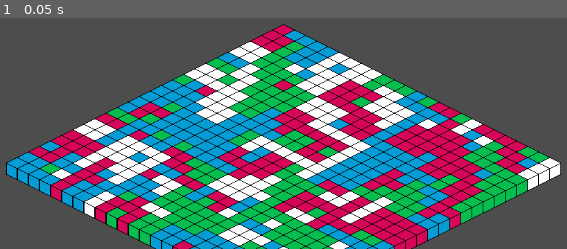
Above: before the commit, frame 1.
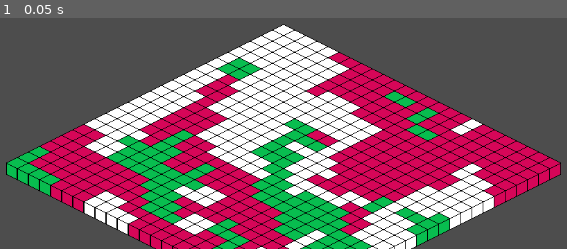
Above: after the commit, the same moment.

Repository: jdmagic/powergame
Game: Godot game, scene res://main.tscn
The game is run twice, just before and just after one commit, with the same random seed, the same clock (stepped at 60 frames per second) and the same inputs. The project has no main scene, so this scene is started directly.
Inputs:
- Up to frame 1 (0.05 s): no input

The runs differ from the first frame. In frame 1, 42% of the frame differs, in the area x 1-99%, y 3-100%.

Commit message:
added smoothing pass, and improved readability

Diff:
--- a/tile_map.gd
+++ b/tile_map.gd
@@ -9,28 +9,50 @@
 
 # Called when the node enters the scene tree for the first time.
 func _ready() -> void:
+	initalizeTerrain()
+	initialSmoothingPass()
+
+
+# this function handles the initial creation of a world.
+func initalizeTerrain() -> void:
 	var blockType = Vector2i(-1, 0)
 	for y in range(25):
 		for x in range(25):
 			blockType = Vector2i(-1, 0)
-			var sameOrNew = rng.randi_range(1, 3)
+			var sameOrNew = rng.randi_range(1, 5)
 
-			# Check block above
-			if sameOrNew == 3 and y > 0:
-				var sameX = get_cell_atlas_coords(0, Vector2i(x, y - 1))
-				if sameX != Vector2i(-1, -1):  # Check for valid coordinates
+			var validX = false
+			var validY = false
+
+			if sameOrNew > 1: # use a block that matches a nearby one
+				var sameX = Vector2i(-1, 0)
+				var sameY = Vector2i(-1, 0)
+
+
+				# check block above
+				if y > 0:
+					sameX = get_cell_atlas_coords(0, Vector2i(x, y - 1))
+					validX = true
+				# check block to the left
+				if x > 0:
+					sameY = get_cell_atlas_coords(0, Vector2i(x - 1, y))
+					validY = true
+
+				# if both blocks are valid, use a random one
+				# if only one is valid, use that one
+				if validX && validY:
+					var aboveOrSide = rng.randi_range(1, 2)
+					if aboveOrSide == 1: blockType = sameX
+					else: blockType = sameY
+				else: if validX:
 					blockType = sameX
-
-			# Check block to the left
-			if sameOrNew == 2 and x > 0:
-				var sameY = get_cell_atlas_coords(0, Vector2i(x - 1, y))
-				if sameY != Vector2i(-1, -1):  # Check for valid coordinates
+				else: if validY:
 					blockType = sameY
 
-			# Fallback: Random block type if blockType is invalid
-			if blockType.x == -1 or blockType.y < 0:
-				var newBlockType = rng.randi_range(0, 3)
-				blockType = Vector2i(newBlockType, 0)
+			# random block type if that's what was randomly chosen,
+			# or if there was no valid neighbor block to copy from.
+			if sameOrNew == 1 || (!validX && !validY):
+				blockType = selectRandomBlock()
 
 			# Debugging: Log the block type and position
 			print("Placing block at (", x, ", ", y, ") with blockType: ", blockType)
@@ -41,6 +63,51 @@
 			else:
 				print("Error: mainSource is null!")
 
+# this function is used to generate random blocks when needed.
+# "biome distribution" should be fully controlled by this function.
+# therefore, use this when possible elsewhere,
+# and edit this to edit biome distribution.
+func selectRandomBlock() -> Vector2i:
+	var randomnum = rng.randi_range(1,3)
+	return Vector2i(randomnum, 0)
+
+# if any given tile has no direct neighbors using the same texture, then
+# replace that tile with the texture of one of its neighbors.
+func initialSmoothingPass() -> void:
+	for y in range(25):
+		for x in range(25):
+			var current_texture = get_cell_atlas_coords(0, Vector2i(x, y))
+			var possible_replacements: Array[Vector2i] = []
+			var needs_smoothing = true
+
+			# check neighbors one by one; exit early if a match is found
+			if x > 0 and get_cell_atlas_coords(0, Vector2i(x - 1, y)) == current_texture:
+				needs_smoothing = false
+			elif y > 0 and get_cell_atlas_coords(0, Vector2i(x, y - 1)) == current_texture:
+				needs_smoothing = false
+			elif x < 24 and get_cell_atlas_coords(0, Vector2i(x + 1, y)) == current_texture:
+				needs_smoothing = false
+			elif y < 24 and get_cell_atlas_coords(0, Vector2i(x, y + 1)) == current_texture:
+				needs_smoothing = false
+
+			# only collect neighbors and smooth if no neighbors matched
+			if needs_smoothing:
+				if x > 0:
+					possible_replacements.append(get_cell_atlas_coords(0, Vector2i(x - 1, y)))
+				if y > 0:
+					possible_replacements.append(get_cell_atlas_coords(0, Vector2i(x, y - 1)))
+				if x < 24:
+					possible_replacements.append(get_cell_atlas_coords(0, Vector2i(x + 1, y)))
+				if y < 24:
+					possible_replacements.append(get_cell_atlas_coords(0, Vector2i(x, y + 1)))
+
+				# replace the tile with a random texture from its neighbors
+				if possible_replacements.size() > 0:
+					var new_texture = possible_replacements[rng.randi_range(0, possible_replacements.size() - 1)]
+					set_cell(0, Vector2i(x, y), 0, new_texture)
+					print("Smoothed block at (", x, ",", y, ")")
+
+
 
 
 
